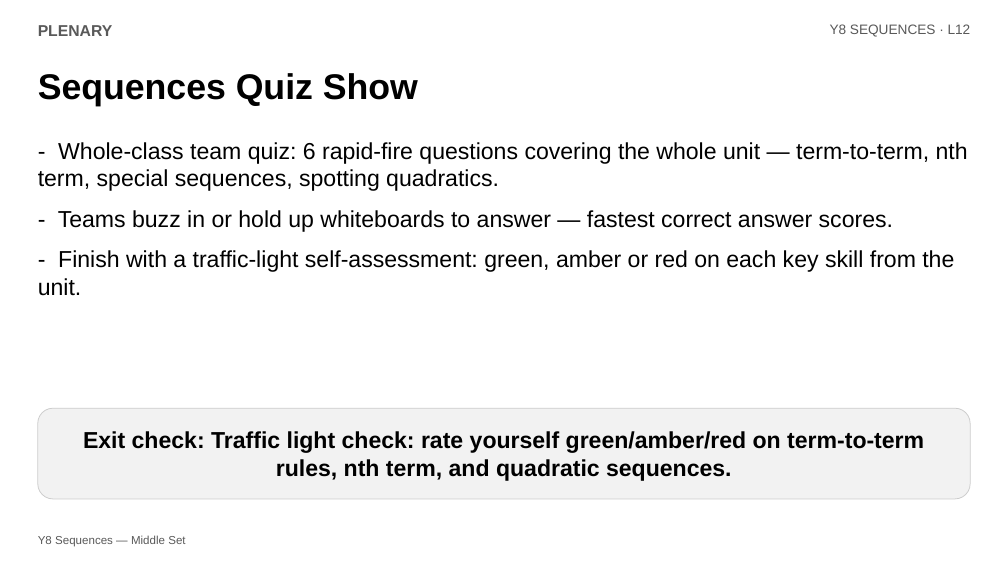
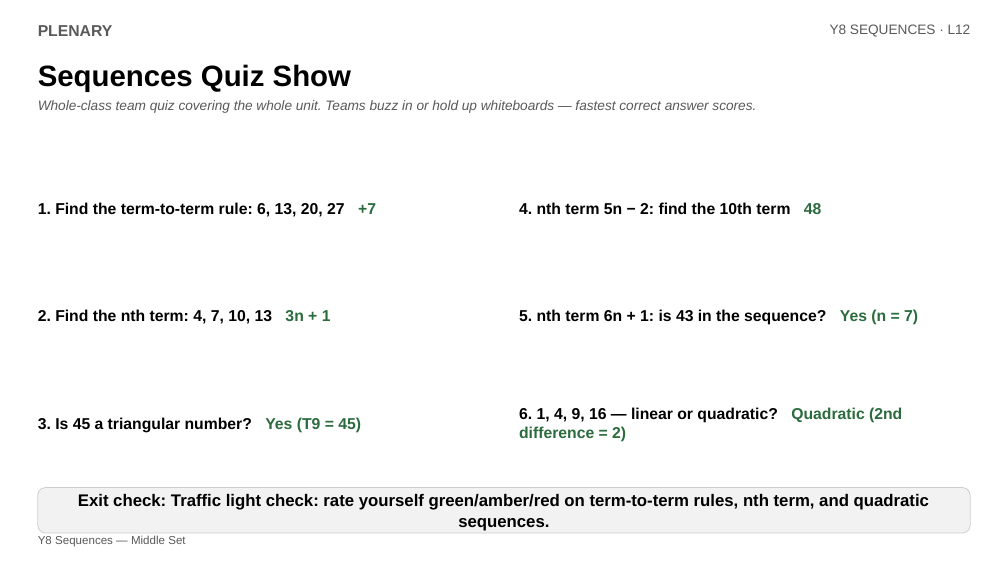
Before and after one commit to Cindylovestoeatfish/5MinuteMathsTeacher, a slide deck: slide 8 of resources/year8/L12_Sequences_Unit_Review.pptx. Drawn at 1008x567 pixels with LibreOffice and Linux fonts; fonts in the diff are those of the drawing. Boxes give left, top, right and bottom in pixels: in the first picture for what was removed or moved away, otherwise in the second. Text is boxed around its words. In the diff, an @@ line names an element or a change of style, - is before the commit and + after.

```diff
--- a/resources/year8/L12_Sequences_Unit_Review.pptx
+++ b/resources/year8/L12_Sequences_Unit_Review.pptx
@@ text "Sequences Quiz Show": place and size @@
-text "Sequences Quiz Show" at [38, 73, 418, 107]
+text "Sequences Quiz Show" at [38, 64, 351, 91]
@@ text "Sequences Quiz Show" at [38, 64, 351, 91]: size 34 to 28 pt @@
@@ text added at [38, 100, 756, 113], 13 pt, text #595959, italic @@
+Whole-class team quiz covering the whole unit. Teams buzz in or hold up whiteboards — fastest correct answer scores.
@@ text removed at [38, 142, 968, 296] @@
-- Whole-class team quiz: 6 rapid-fire questions covering the whole unit — term-to-term, nth term, special sequences, spotting quadratics.
-- Teams buzz in or hold up whiteboards to answer — fastest correct answer scores.
-- Finish with a traffic-light self-assessment: green, amber or red on each key skill from the unit.
@@ text added at [38, 202, 376, 217], 15 pt, text #000000, bold @@
+1. Find the term-to-term rule: 6, 13, 20, 27 +7
@@ text added at [519, 202, 822, 214], 15 pt, text #000000, bold @@
+4. nth term 5n − 2: find the 10th term 48
@@ text added at [38, 309, 331, 324], 15 pt, text #000000, bold @@
+2. Find the nth term: 4, 7, 10, 13 3n + 1
@@ text added at [519, 309, 918, 325], 15 pt, text #000000, bold @@
+5. nth term 6n + 1: is 43 in the sequence? Yes (n = 7)
@@ text added at [38, 417, 361, 433], 15 pt, text #000000, bold @@
+3. Is 45 a triangular number? Yes (T9 = 45)
@@ text added at [519, 407, 902, 442], 15 pt, text #000000, bold @@
+6. 1, 4, 9, 16 — linear or quadratic? Quadratic (2nd difference = 2)
@@ rounded rectangle "Exit check: Traffic light check: ...": place and size @@
-rounded rectangle "Exit check: Traffic light check: ..." at [38, 408, 970, 499]
+rounded rectangle "Exit check: Traffic light check: ..." at [38, 488, 970, 533]
@@ rounded rectangle "Exit check: Traffic light check: ..." at [38, 488, 970, 533]: size 22 to 16 pt @@
```
Also in this commit, not shown: 12 other files.
